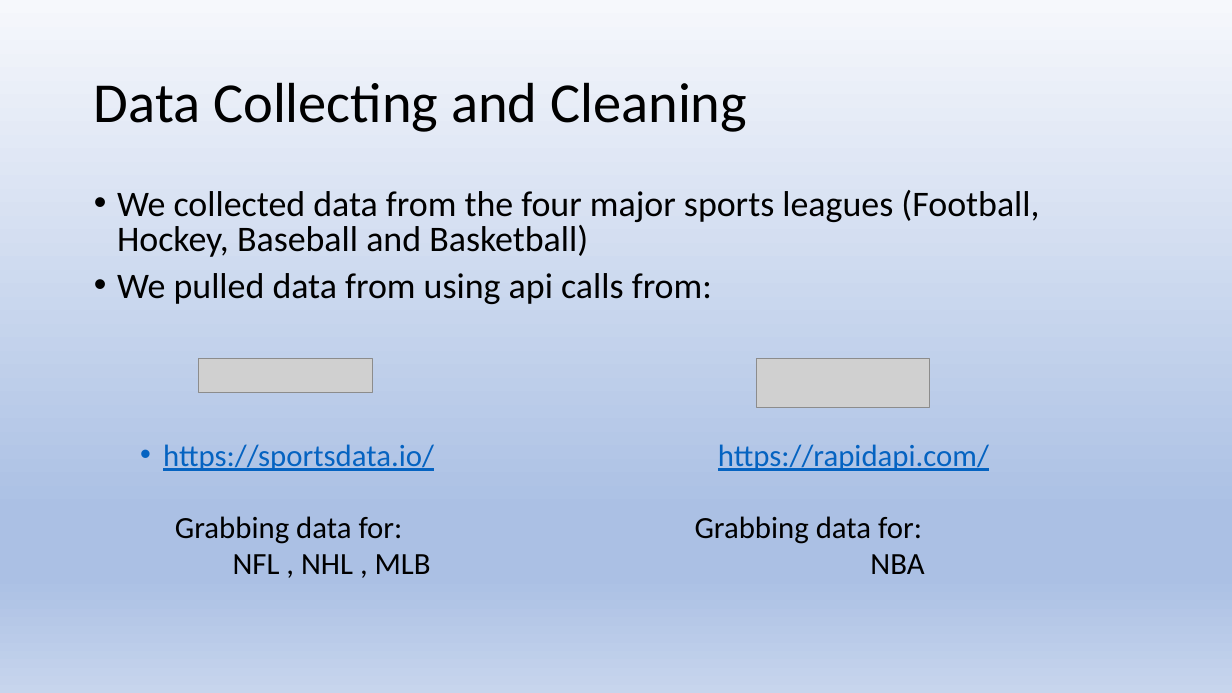
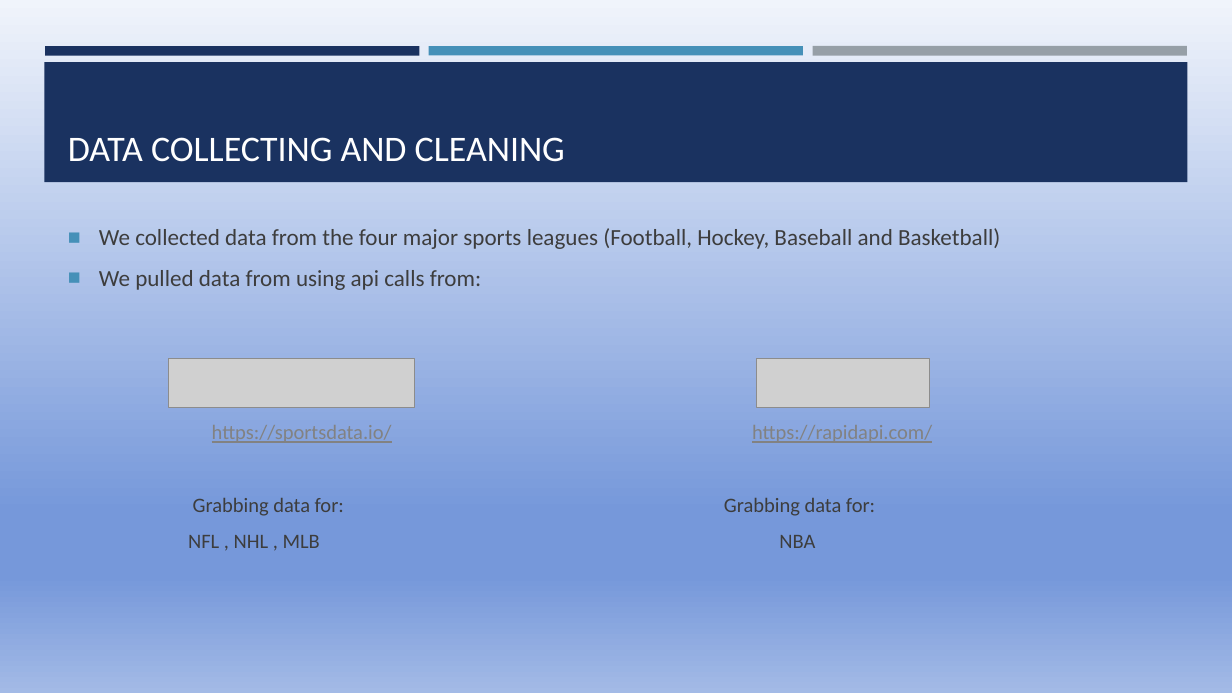
Before and after one commit to jprinfret/home_field_advantage, a slide deck: slide 3 of Presentation1.pptx. Drawn at 1232x693 pixels with LibreOffice and Linux fonts; fonts in the diff are those of the drawing; grey boxes stand for pictures. Boxes give left, top, right and bottom in pixels: in the first picture for what was removed or moved away, otherwise in the second. Text is boxed around its words. In the diff, an @@ line names an element or a change of style, - is before the commit and + after.

```diff
--- a/Presentation1.pptx
+++ b/Presentation1.pptx
@@ background gradient #F6F8FC to #ABC0E4 to #C7D5ED to gradient #F0F4FB to #7698DA to #A3BAE6 @@
@@ rectangle added at <box>45,46,420,55</box>, fill #1A3260 @@
@@ rectangle added at <box>429,46,803,55</box>, fill #4590B8 @@
@@ rectangle added at <box>812,46,1187,56</box>, fill #969FA7 @@
@@ rectangle added at <box>44,62,1188,182</box>, fill #1A3260 @@
@@ title "DATA COLLECTING AND CLEANING" at <box>68,137,565,162</box>: vertical alignment middle to bottom @@
@@ title at <box>68,137,565,162</box>: text changed; size 44 to 28 pt; text colour #000000 to #FFFFFF @@
-Data Collecting and Cleaning
+DATA COLLECTING AND CLEANING
@@ text "We collected data from the ...": place and size @@
-text "We collected data from the ..." at <box>117,190,1039,574</box>
+text "We collected data from the ..." at <box>99,228,1000,548</box>
@@ text "We collected data from the ..." at <box>99,228,1000,548</box>: size 28 to 18 pt in "We collected data from the four major ...", "We pulled data from using api calls ..."; text colour #000000 to #3D3D3D in "We collected data from the four major ...", "We pulled data from using api calls ...", "Grabbing data for: Grabbing data for:", "NFL , NHL , MLB NBA"; size 24 to 16 pt in "https://sportsdata.io/ https://rapidapi.com/", "Grabbing data for: Grabbing data for:", "NFL , NHL , MLB NBA"; text colour #0563C1 to #828282 in "https://sportsdata.io/ https://rapidapi.com/"; bullet • to ■; line spacing 0.8 to 1; bullet • to none; more space between paragraphs; vertical alignment top to middle @@
@@ picture: place and size @@
-picture at <box>199,359,372,394</box>
+picture at <box>169,359,415,408</box>
```
Also in this commit, not shown: 4 other slides changed.
